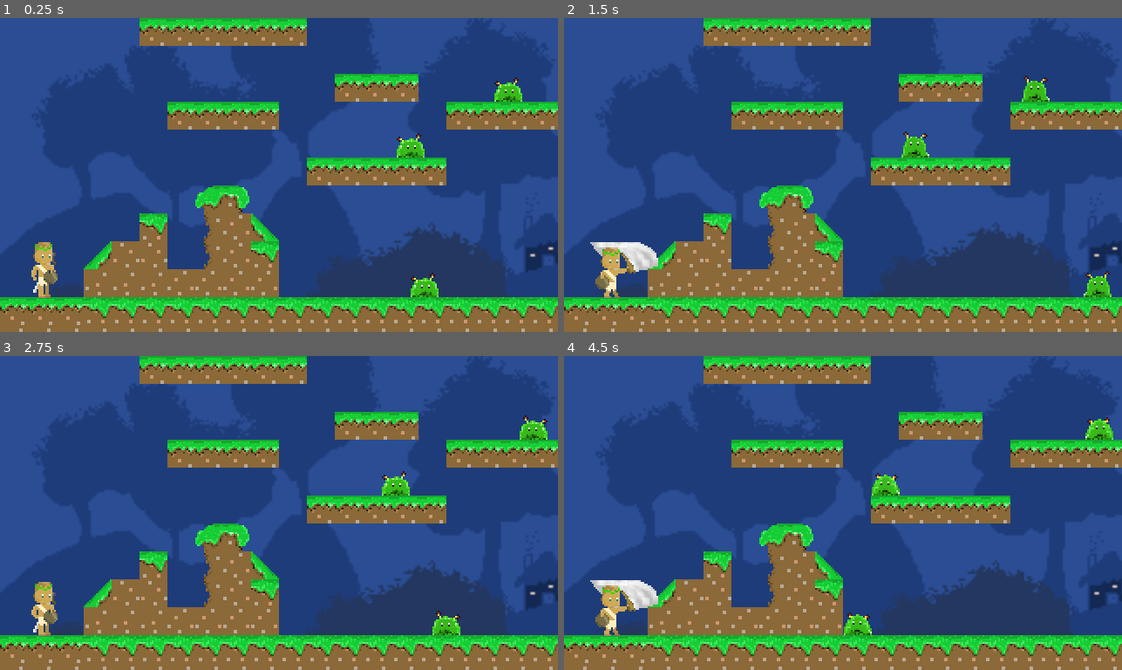
Above: before the commit, frames 1-4 (two rows, left to right).
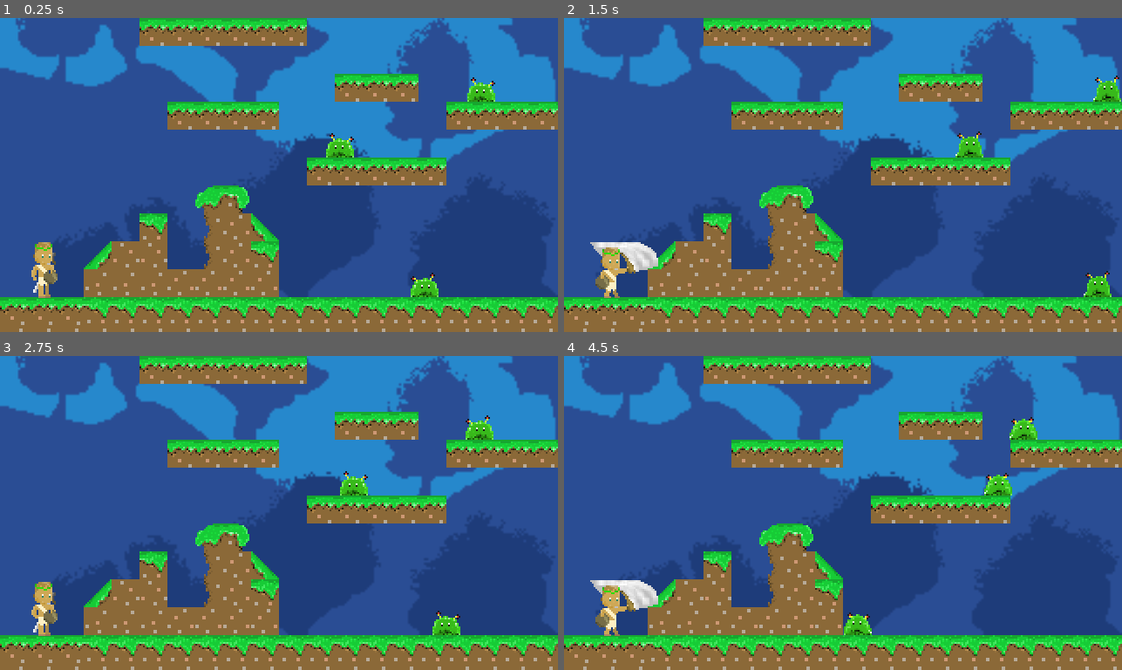
Above: after the commit, the same moments.

Repository: m4tthw-xu/Prometheus
Game: Godot game, scene res://StageOne.tscn
The game is run twice, just before and just after one commit, with the same random seed, the same clock (stepped at 60 frames per second) and the same inputs.
Inputs:
- Up to frame 1 (0.25 s): no input
- Up to frame 2 (1.5 s): tap Enter (ui_accept) at 0.5, 0.77 s; tap G (ui_g) at 0.6, 1.35 s
- Up to frame 3 (2.75 s): tap Enter (ui_accept) at 1.52 s; tap G (ui_g) at 2.1 s
- Up to frame 4 (4.5 s): tap G (ui_g) at 2.85, 3.6, 4.35 s; tap Enter (ui_accept) at 3.02, 3.77 s

The runs differ from the first frame. In frame 1, 44% of the frame differs, in the area x 0-100%, y 0-89%; in frame 2, 45%; in frame 3, 44%; in frame 4, 45%.

Commit message:
Sword Attack Delay

Diff:
--- a/Prometheus/Fireball.tscn
+++ b/Prometheus/Fireball.tscn
@@ -48,7 +48,7 @@
 [node name="AnimatedSprite" type="AnimatedSprite" parent="."]
 frames = SubResource( 8 )
 animation = "shoot"
-frame = 1
+frame = 4
 playing = true
 
 [node name="CollisionShape2D" type="CollisionShape2D" parent="."]
--- a/Prometheus/Player.gd
+++ b/Prometheus/Player.gd
@@ -19,6 +19,9 @@
 # if direction changes while attack animation is still playing, the direction is
 # stored in the "direction" variable, and then will change once attack is finished
 var direction = "left"
+
+# can only attack every 3 seconds
+var sword_delay = false
 
 # this is for the passthrough function of platforms
 func input_process(actor, event):
@@ -78,8 +81,11 @@
 			get_parent().add_child(spear)
 			spear.position = $Position2D.global_position
 	if Input.is_action_just_pressed("ui_g"):
-		if $AnimatedSprite.animation != "spear":
+		if $AnimatedSprite.animation != "spear" and sword_delay == false:
 			is_attacking = true
+			sword_delay = true
+			$MeleeTimer.start()
+
 			if direction == "left":
 				$AnimatedSprite.offset.x = 14
 			elif direction == "right":
@@ -89,7 +95,7 @@
 				if bob.name.find("Slime") != -1:
 					bob.dead()
 
-		$AnimatedSprite.play("sword")
+			$AnimatedSprite.play("sword")
 
 
 	velocity.y = velocity.y + GRAVITY
@@ -122,3 +128,8 @@
 		$AnimatedSprite.offset.x = 0
 	if previous_animation == "spear" or previous_animation == "sword":
 		is_attacking = false
+
+
+
+func _on_MeleeTimer_timeout():
+	sword_delay = false
--- a/Prometheus/Player.tscn
+++ b/Prometheus/Player.tscn
@@ -164,4 +164,8 @@
 [node name="CollisionShape2D" type="CollisionShape2D" parent="Melee"]
 shape = SubResource( 29 )
 
+[node name="MeleeTimer" type="Timer" parent="."]
+wait_time = 0.4
+
 [connection signal="animation_finished" from="AnimatedSprite" to="." method="_on_AnimatedSprite_animation_finished"]
+[connection signal="timeout" from="MeleeTimer" to="." method="_on_MeleeTimer_timeout"]
--- a/Prometheus/StageOne.tscn
+++ b/Prometheus/StageOne.tscn
@@ -16,7 +16,7 @@
 scale = Vector2( 1.3, 1.3 )
 texture = ExtResource( 4 )
 centered = false
-offset = Vector2( 0, -320 )
+offset = Vector2( 0, -250 )
 
 [node name="Player" parent="." instance=ExtResource( 1 )]
 position = Vector2( 25, 143 )
@@ -31,10 +31,10 @@
 position = Vector2( 231, 150 )
 
 [node name="Slime2" parent="." instance=ExtResource( 3 )]
-position = Vector2( 223, 70 )
+position = Vector2( 285, 36 )
 
 [node name="Slime4" parent="." instance=ExtResource( 3 )]
-position = Vector2( 279, 38 )
+position = Vector2( 204, 68 )
 
 [node name="Slime3" parent="." instance=ExtResource( 3 )]
-position = Vector2( 157, -124 )
+position = Vector2( 181, -121 )
